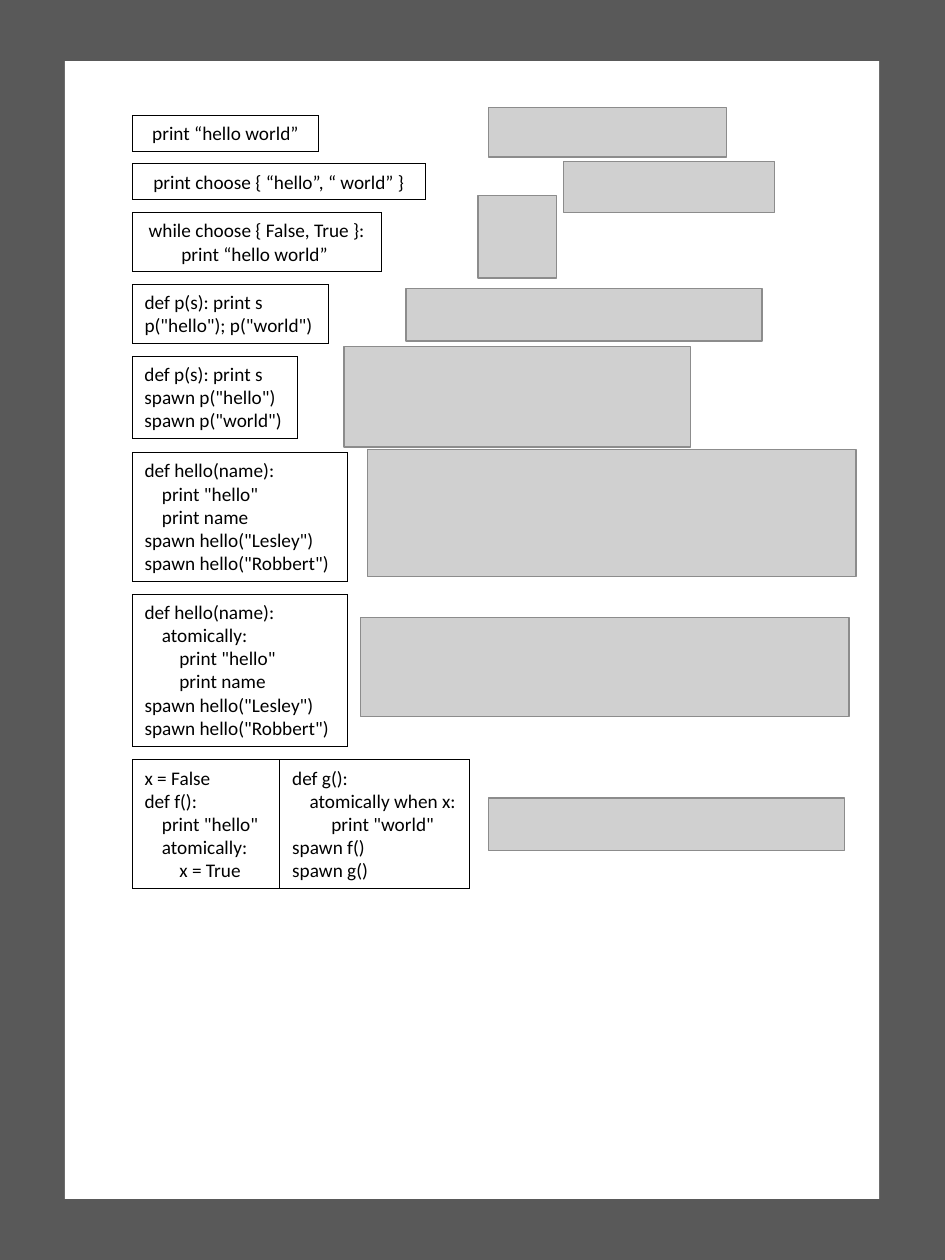
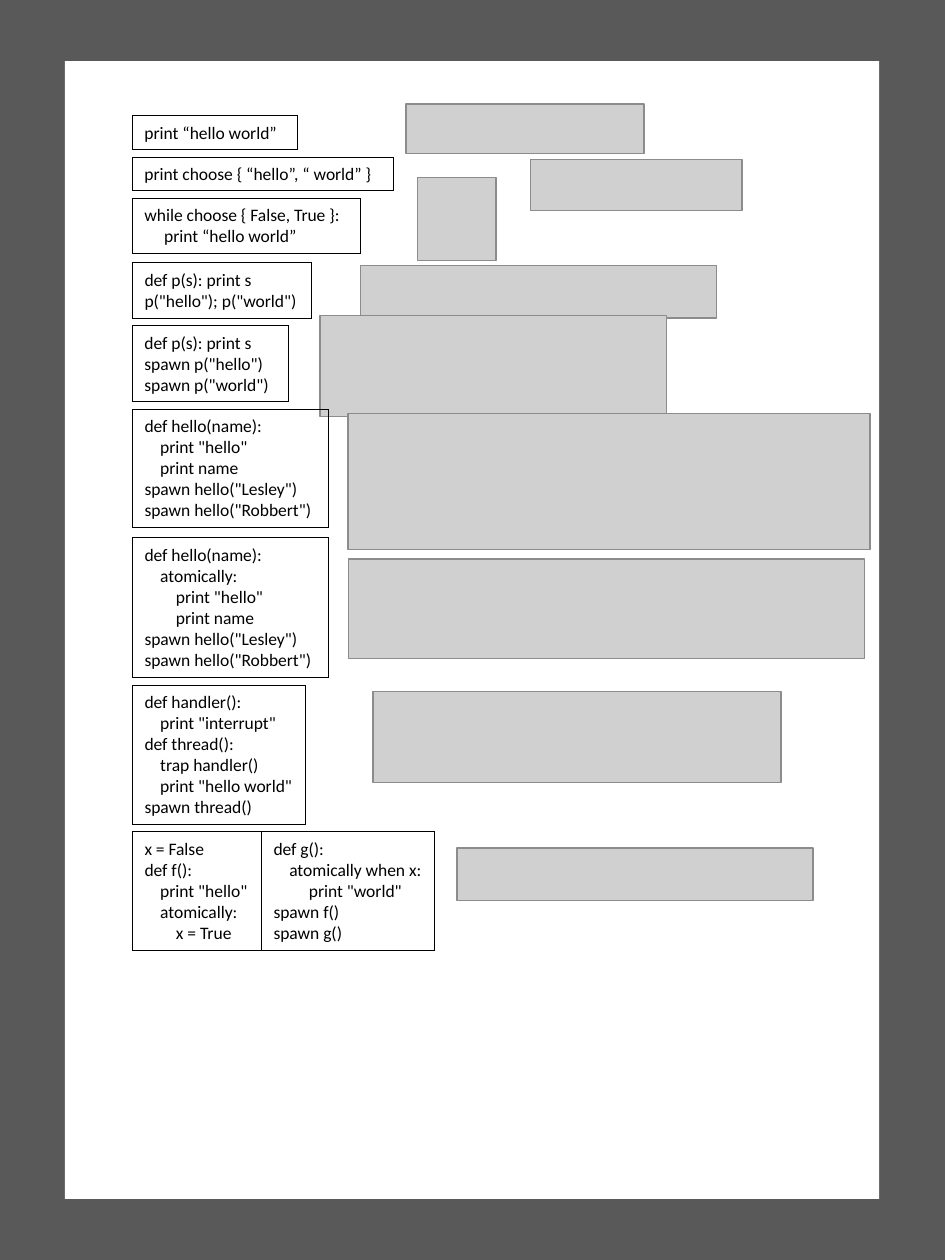
Before and after one commit to harmonylang/harmony, a slide deck: slide 1 of paper/hello.pptx. Drawn at 945x1260 pixels with LibreOffice and Linux fonts; fonts in the diff are those of the drawing; grey boxes stand for pictures. Boxes give left, top, right and bottom in pixels: in the first picture for what was removed or moved away, otherwise in the second. Text is boxed around its words. In the diff, an @@ line names an element or a change of style, - is before the commit and + after.

```diff
--- a/paper/hello.pptx
+++ b/paper/hello.pptx
@@ rectangle "print “hello world”": place and size @@
-rectangle "print “hello world”" at (132, 116, 319, 152)
+rectangle "print “hello world”" at (132, 116, 297, 150)
@@ picture: place and size @@
-picture at (489, 107, 727, 156)
+picture at (406, 105, 644, 154)
@@ size 11 to 10 pt; alignment centre to left in 3 elements at (132, 116, 297, 150), (132, 198, 360, 253), (132, 158, 393, 192) @@
@@ rectangle "print choose { “hello”, “ ...": place and size @@
-rectangle "print choose { “hello”, “ ..." at (132, 164, 426, 200)
+rectangle "print choose { “hello”, “ ..." at (132, 158, 393, 192)
@@ picture: place and size @@
-picture at (478, 195, 556, 278)
+picture at (418, 178, 496, 261)
@@ picture: place and size @@
-picture at (563, 161, 775, 213)
+picture at (530, 159, 742, 210)
@@ rectangle "while choose { False, True ...": place and size @@
-rectangle "while choose { False, True ..." at (132, 213, 382, 272)
+rectangle "while choose { False, True ..." at (132, 198, 360, 253)
@@ rectangle "def p(s): print s": place and size @@
-rectangle "def p(s): print s" at (132, 285, 329, 344)
+rectangle "def p(s): print s" at (132, 263, 312, 319)
@@ picture: place and size @@
-picture at (406, 289, 762, 341)
+picture at (360, 266, 717, 319)
@@ rectangle "def p(s): print s": place and size @@
-rectangle "def p(s): print s" at (132, 357, 297, 440)
+rectangle "def p(s): print s" at (132, 325, 289, 402)
@@ picture: place and size @@
-picture at (344, 346, 690, 447)
+picture at (320, 316, 667, 417)
@@ rectangle "def hello(name):": place and size @@
-rectangle "def hello(name):" at (132, 452, 348, 582)
+rectangle "def hello(name):" at (132, 410, 329, 528)
@@ picture: place and size @@
-picture at (368, 450, 857, 577)
+picture at (348, 413, 869, 549)
@@ rectangle "def hello(name):": place and size @@
-rectangle "def hello(name):" at (132, 595, 348, 747)
+rectangle "def hello(name):" at (132, 538, 329, 678)
@@ picture: place and size @@
-picture at (360, 617, 849, 716)
+picture at (349, 559, 864, 659)
@@ rectangle added at (132, 685, 306, 825), outline #000000 0.75 pt, 10 pt, text #000000 @@
+def handler():
+print "interrupt"
+def thread():
+trap handler()
+print "hello world"
+spawn thread()
@@ picture added at (373, 692, 781, 782) @@
@@ rectangle "x = False": place and size @@
-rectangle "x = False" at (132, 760, 280, 890)
+rectangle "x = False" at (132, 832, 261, 950)
@@ size 11 to 10 pt in 6 elements at (132, 263, 312, 319), (132, 325, 289, 402), (132, 410, 329, 528), (132, 538, 329, 678), (132, 832, 261, 950), (261, 832, 435, 950) @@
@@ rectangle "def g():": place and size @@
-rectangle "def g():" at (280, 760, 470, 890)
+rectangle "def g():" at (261, 832, 435, 950)
@@ picture: place and size @@
-picture at (489, 798, 845, 850)
+picture at (457, 848, 814, 901)
```
Also in this commit, not shown: 2 other files.
